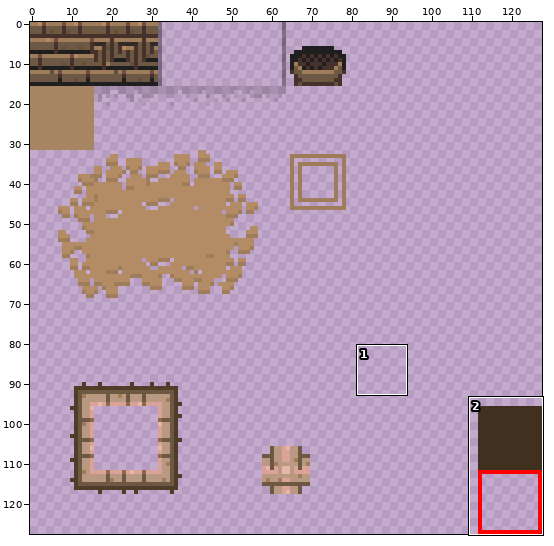
Sprite sheet: assets/sprites/environment/dungeon.png. The first picture is a wide view before the edit; the outline marks the close-up.
Close-up. Before the edit:
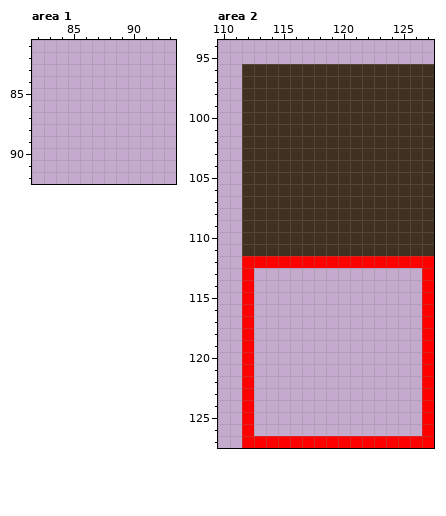
The file is 128x128 pixels. Colours within 5 levels of each other are drawn and written as one. Shown: area 1: x 82..93, y 81..92; area 2: x 110..127, y 94..127. The commit also changed other parts of the picture, which this record leaves out.
Once edited:
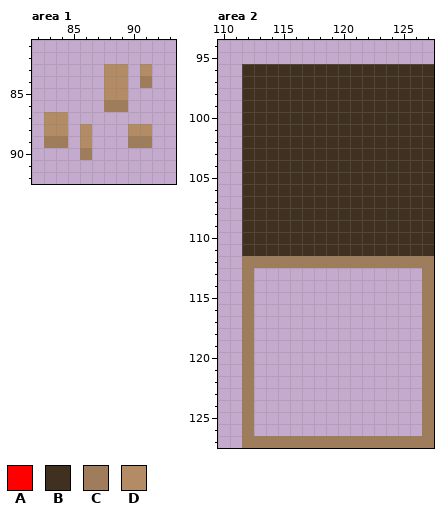
Palette (. is transparent): A #ff0000  B #403020  C #9f7c5a  D #b38b64
Difference:
Area 1:
The edit adds colour C in row 84 at x 91; in row 86 at x 88 to 89; in row 89 at x 83 to 84 and 90 to 91; in row 90 at x 86.
The edit adds colour D in row 83 at x 88 to 89 and 91; in rows 84 to 85 at x 88 to 89; in row 87 at x 83 to 84; in row 88 at x 83 to 84, 86 and 90 to 91; in row 89 at x 86.
Area 2:
Colour A gives way to colour C in row 112 at x 112 to 127; in rows 113 to 126 at x 112 and 127; in row 127 at x 112 to 127.
Boxes around the changes in both close-ups, in picture pixels (x1, y1, x2, y2):
added: (44, 64, 152, 160)
changed: (242, 256, 434, 448)
